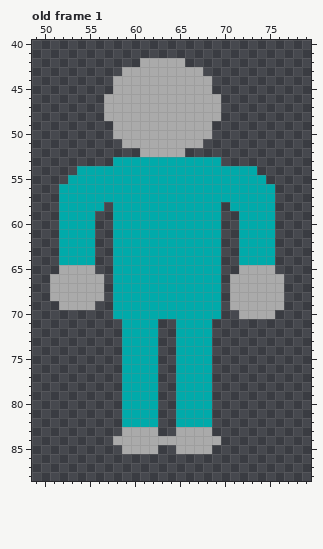
One commit to this pixel-art file: Art/Trooper.ase. That is the earlier state.
128x128 pixels, 1 frame. Shown: old frame 1: x 49..79, y 40..88. The commit also changed other frames, which this record leaves out.
After the commit:
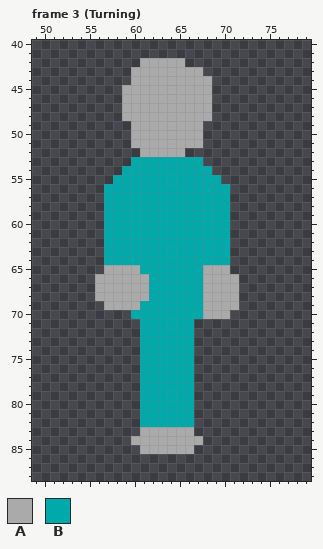
Palette (. is transparent): A #aaaaaa  B #00aaaa
A new or re-ordered frame is compared with the old frame closest to it.
The edit:
frames 1 -> 8
Frame 3 (Turning) is new; against old frame 1:
Colour A now appears in rows 65 to 69 at x 57 and 70; in row 70 at x 70; in row 83 at x 63 to 64; in row 85 at x 63 to 64.
The author changed colour B to colour A in row 65 at x 58 to 60 and 68 to 69; in rows 66 to 68 at x 58 to 61 and 68 to 69; in row 69 at x 58 to 60 and 68 to 69; in row 70 at x 68 to 69.
Colour B now appears in rows 58 to 64 at x 57 and 70; in rows 71 to 82 at x 63 to 64.
The author cleared colour A in row 43 at x 59; in row 44 at x 58 to 59; in row 45 at x 58; in rows 46 to 48 at x 57 to 58 and 69; in rows 49 to 50 at x 58 to 59 and 68; in row 51 at x 59.
The author cleared colour A in row 65 at x 52 to 55 and 72 to 75; in rows 66 to 68 at x 51 to 55 and 72 to 76; in row 69 at x 52 to 55 and 72 to 76; in row 70 at x 72 to 75; in row 83 at x 59 to 60 and 67 to 68; in row 84 at x 58 to 59 and 68 to 69.
The author cleared colour A in row 85 at x 59 to 60 and 67 to 68.
The author cleared colour B in row 53 at x 58 to 59 and 68 to 69; in row 54 at x 54 to 58 and 69 to 73; in row 55 at x 53 to 57 and 70 to 74; in rows 56 to 58 at x 52 to 56 and 71 to 75; in rows 59 to 64 at x 52 to 55 and 72 to 75; in row 70 at x 58 to 59.
The author cleared colour B in rows 71 to 82 at x 59 to 60 and 67 to 68.
Pixel boxes of the changes (left, top, right, bottom) in both pictures:
changed: (50, 67, 284, 454)
